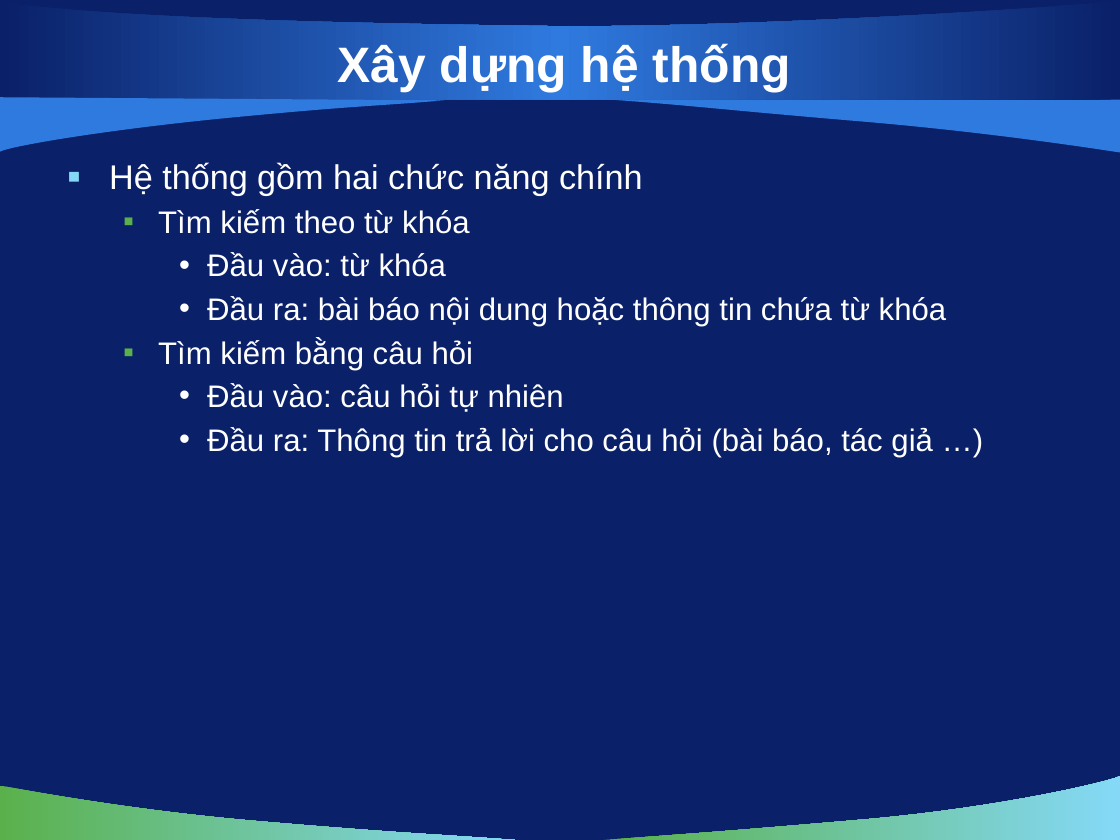
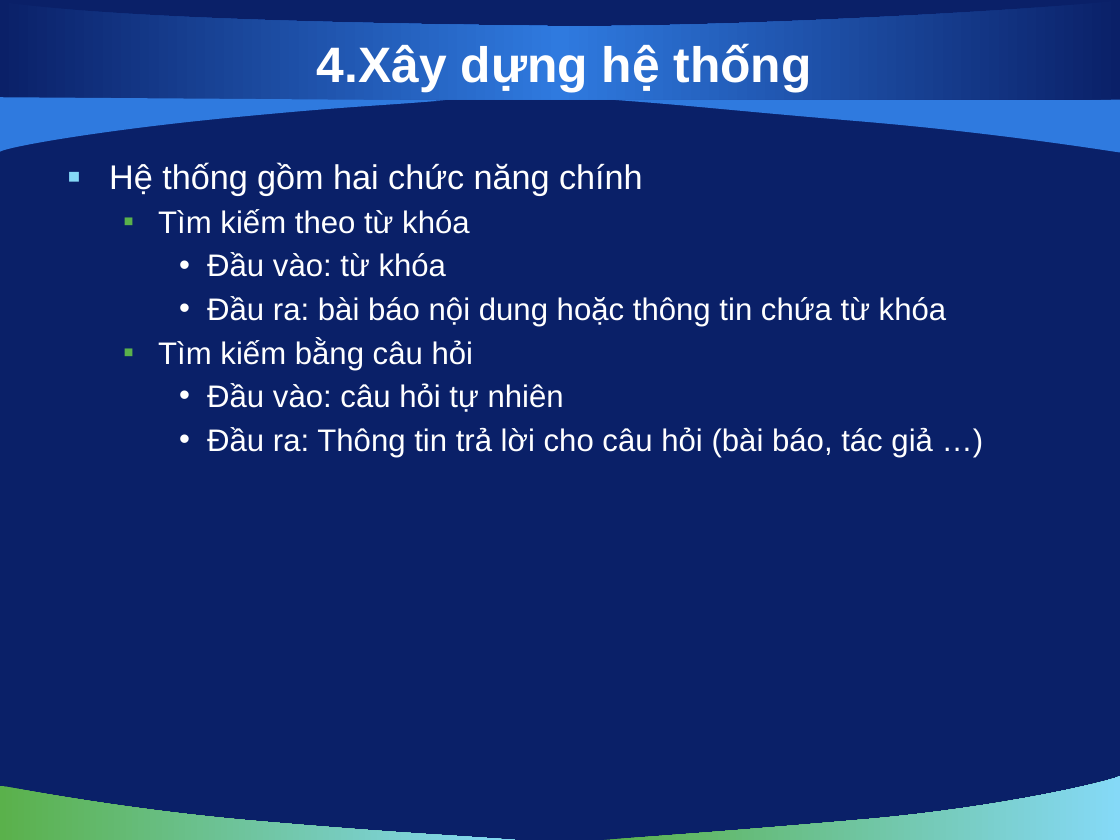
Before and after one commit to vuaviet/filnalproject, a slide deck: slide 9 of De Cuong/bao cao luan van/slide 1.0.pptx. Drawn at 1120x840 pixels with LibreOffice and Linux fonts; fonts in the diff are those of the drawing; background and template pictures are left out. Boxes give left, top, right and bottom in pixels: in the first picture for what was removed or moved away, otherwise in the second. Text is boxed around its words. In the diff, an @@ line names an element or a change of style, - is before the commit and + after.

```diff
--- a/De Cuong/bao cao luan van/slide 1.0.pptx
+++ b/De Cuong/bao cao luan van/slide 1.0.pptx
@@ title at bbox=[317, 43, 812, 92]: text changed @@
-Xây dựng hệ thống
+4.Xây dựng hệ thống
```
Also in this commit, not shown: 19 other slides changed.
